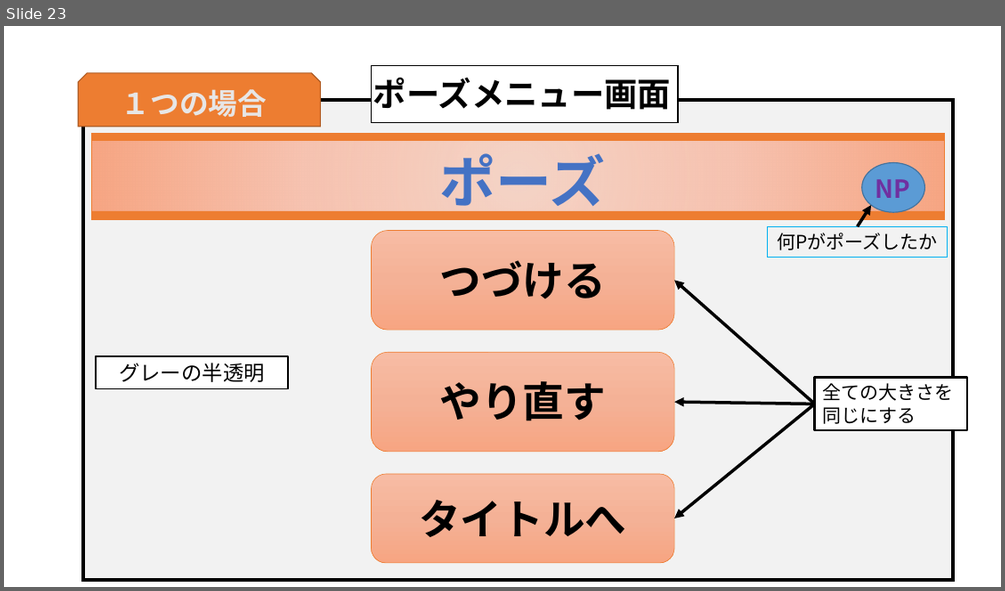
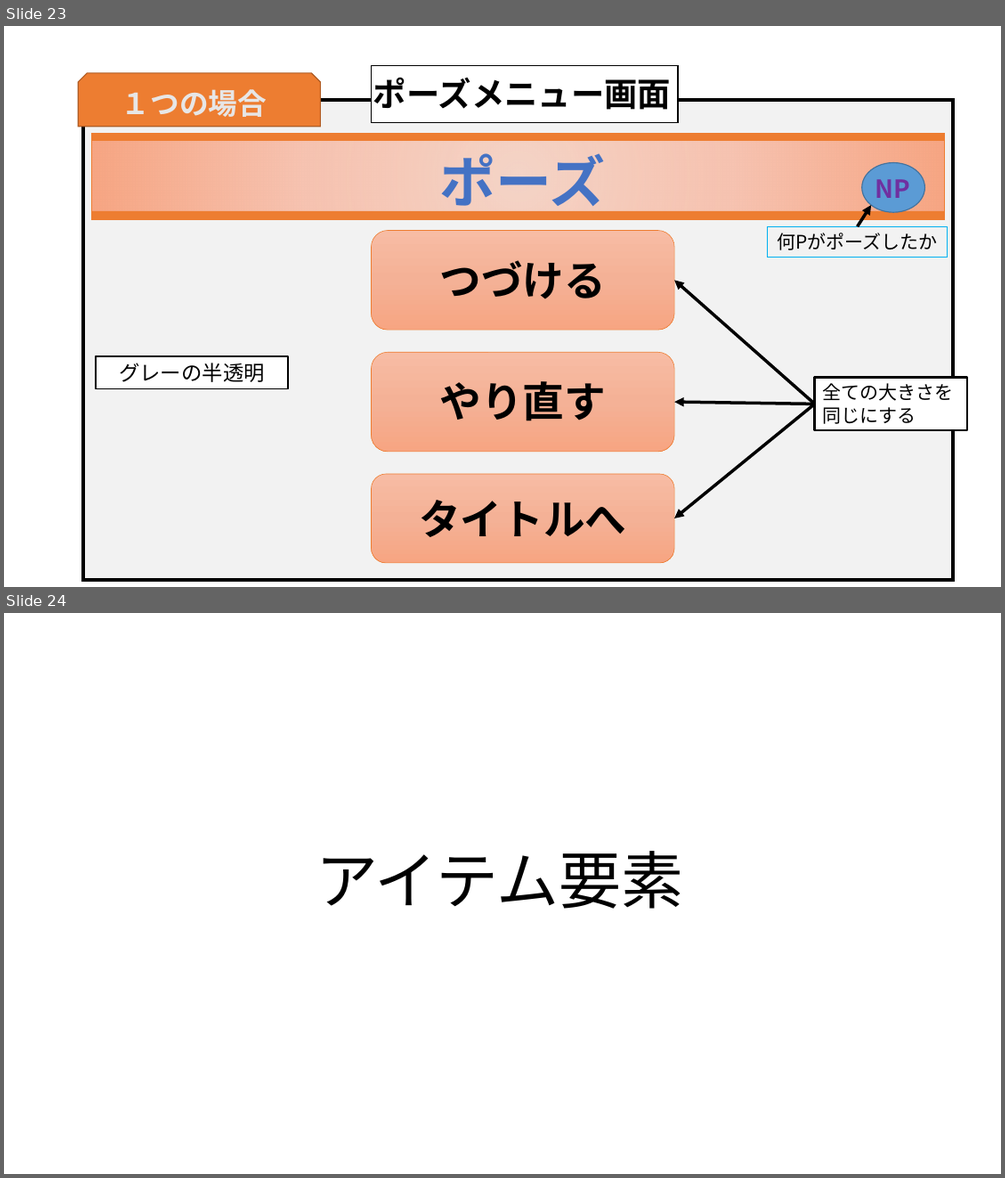
Before and after one commit to MizukiKato0416/sotsugyou_time_kato, a slide deck: 卒業制作_超ぶっ飛び超絶バトロワ（仮）.pptx. Shown one above the other, each under a label of ours: slide 23 before the commit, slides 23 and 24 after it. The pictures are 1005x591 and 1005x1178 pixels, drawn with LibreOffice and Linux fonts; fonts in the diff are those of the drawing. Boxes give left, top, right and bottom in pixels: in the first picture for what was removed or moved away, otherwise in the second. Text is boxed around its words. In the diff, an @@ line names an element or a change of style, - is before the commit and + after.

Commit message:
アイテム要素追加

```diff
--- a/卒業制作_超ぶっ飛び超絶バトロワ（仮）.pptx
+++ b/卒業制作_超ぶっ飛び超絶バトロワ（仮）.pptx
@@ slide 24 added at [4,613,1001,1174], background #FFFFFF @@
@@ title added at [316,851,683,908], 60 pt, text #000000 @@
+アイテム要素
```
Also in this commit, not shown: 1 other slide added, 1 other file.
